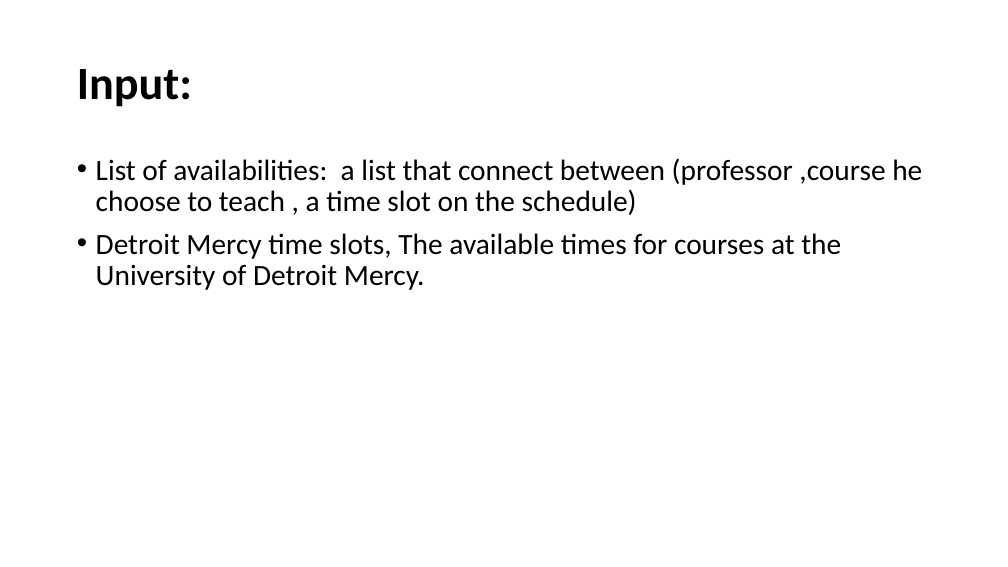
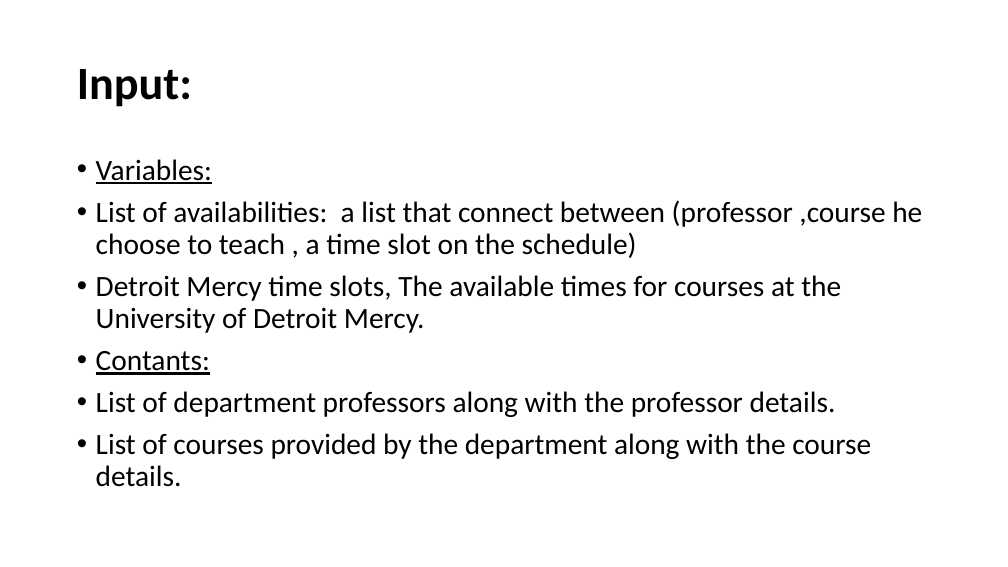
Before and after one commit to omaranBazna/schedule, a slide deck: slide 3 of algorithm design.pptx. Drawn at 1008x567 pixels with LibreOffice and Linux fonts; fonts in the diff are those of the drawing. Boxes give left, top, right and bottom in pixels: in the first picture for what was removed or moved away, otherwise in the second. Text is boxed around its words. In the diff, an @@ line names an element or a change of style, - is before the commit and + after.

```diff
--- a/algorithm design.pptx
+++ b/algorithm design.pptx
@@ text at [96, 159, 212, 184]: paragraph added @@
+• Variables:
@@ text at [96, 351, 871, 487]: paragraphs added @@
+• Contants:
+• List of department professors along with the professor details.
+• List of courses provided by the department along with the course details.
```
Also in this commit, not shown: 1 slide added.
